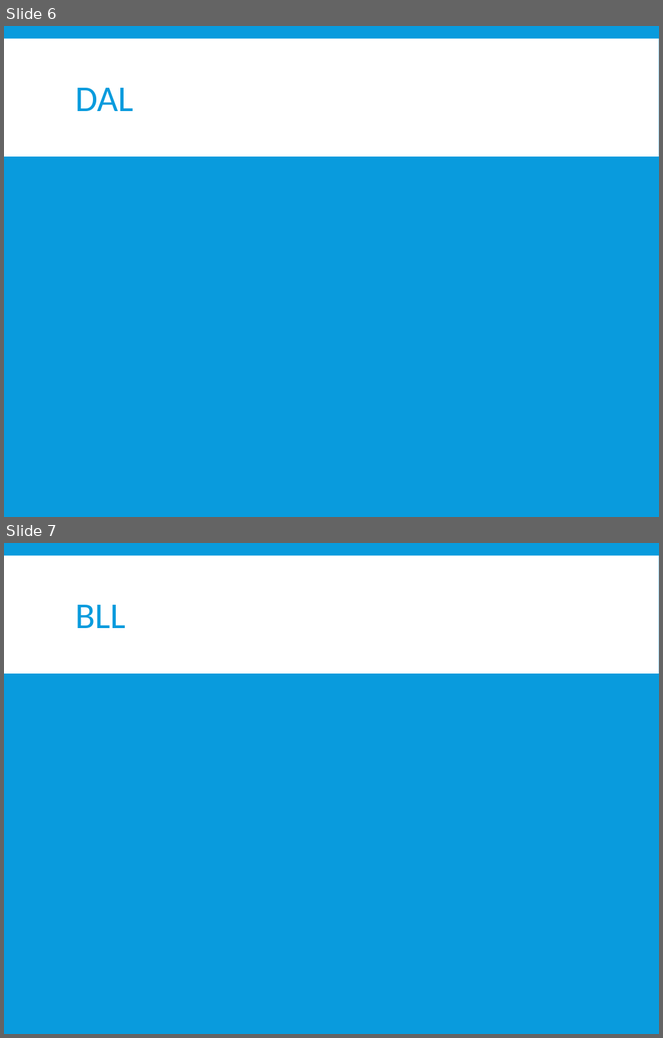
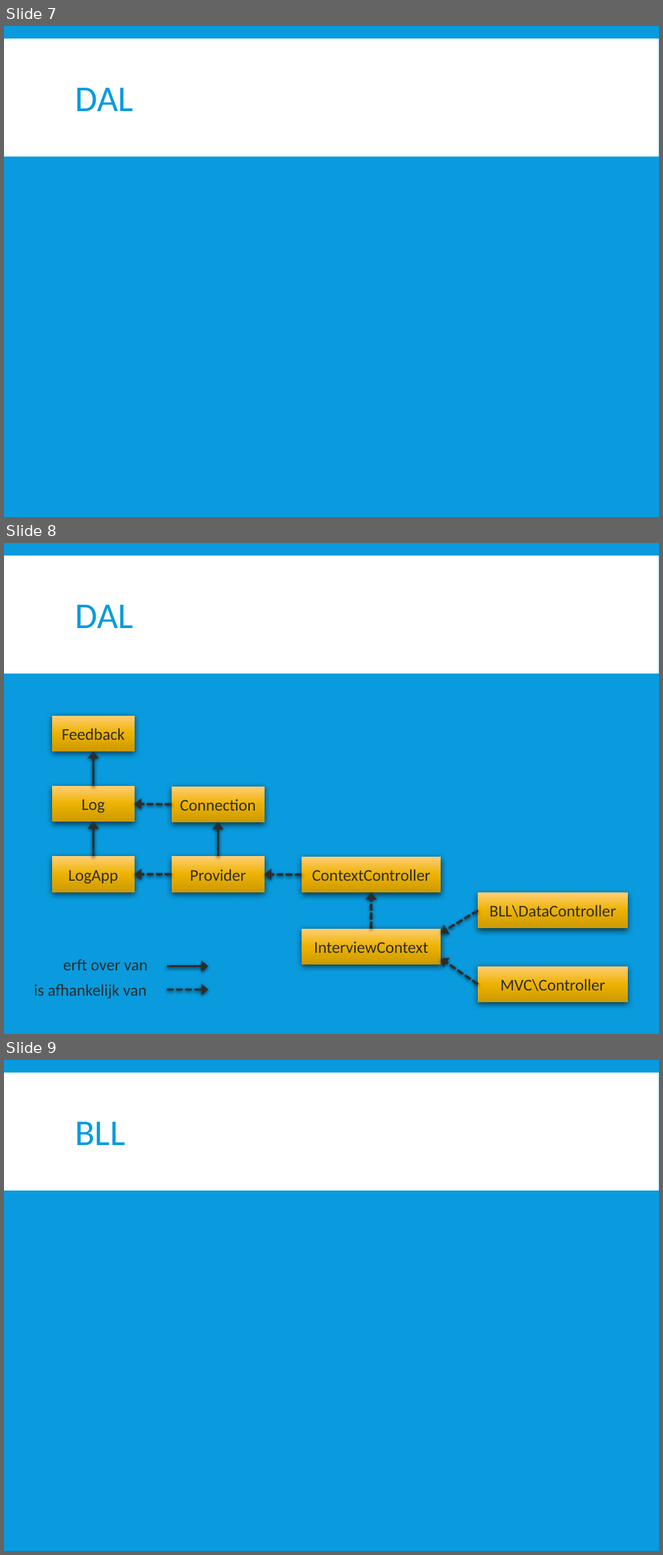
Before and after one commit to dlife/InstantInterview, a slide deck: Presentatie/2015 06 04 Presentatie slides David.pptx. Shown one above the other, each under a label of ours: slides 6 and 7 before the commit, slides 7, 8 and 9 after it. The pictures are 663x1038 and 663x1555 pixels, drawn with LibreOffice and Linux fonts; fonts in the diff are those of the drawing. Boxes give left, top, right and bottom in pixels: in the first picture for what was removed or moved away, otherwise in the second. Text is boxed around its words. In the diff, an @@ line names an element or a change of style, - is before the commit and + after.

```diff
--- a/Presentatie/2015 06 04 Presentatie slides David.pptx
+++ b/Presentatie/2015 06 04 Presentatie slides David.pptx
@@ slide 8 added at [4, 543, 659, 1034], background #099BDD; not listed: 1 template element that a slide beside it also shows @@
@@ title added at [76, 605, 133, 628], 40 pt, text #099BDD @@
+DAL
@@ rectangle added at [52, 716, 135, 752], fill gradient #FFCE77 to #EEB300 to #CC9A00, 18 pt, text #2C2C2C @@
+Feedback
@@ arrow added from (93, 786) to (93, 752), #2C2C2C 2.5 pt @@
@@ rectangle added at [52, 786, 135, 822], fill gradient #FFCE77 to #EEB300 to #CC9A00, 18 pt, text #2C2C2C @@
+Log
@@ rectangle added at [172, 787, 265, 823], fill gradient #FFCE77 to #EEB300 to #CC9A00, 18 pt, text #2C2C2C @@
+Connection
@@ arrow added from (172, 804) to (135, 804), #2C2C2C 2.5 pt dashed @@
@@ arrow added from (93, 857) to (93, 822), #2C2C2C 2.5 pt @@
@@ arrow added from (218, 857) to (218, 823), #2C2C2C 2.5 pt @@
@@ rectangle added at [52, 857, 135, 893], fill gradient #FFCE77 to #EEB300 to #CC9A00, 18 pt, text #2C2C2C @@
+LogApp
@@ rectangle added at [172, 857, 265, 893], fill gradient #FFCE77 to #EEB300 to #CC9A00, 18 pt, text #2C2C2C @@
+Provider
@@ rectangle added at [302, 857, 441, 893], fill gradient #FFCE77 to #EEB300 to #CC9A00, 18 pt, text #2C2C2C @@
+ContextController
@@ arrow added from (172, 875) to (135, 875), #2C2C2C 2.5 pt dashed @@
@@ arrow added from (302, 875) to (265, 875), #2C2C2C 2.5 pt dashed @@
@@ arrow added from (371, 929) to (371, 893), #2C2C2C 2.5 pt dashed @@
@@ rectangle added at [478, 893, 628, 929], fill gradient #FFCE77 to #EEB300 to #CC9A00, 18 pt, text #2C2C2C @@
+BLL\DataController
@@ arrow added from (478, 910) to (441, 933), #2C2C2C 2.5 pt dashed @@
@@ rectangle added at [302, 929, 441, 965], fill gradient #FFCE77 to #EEB300 to #CC9A00, 18 pt, text #2C2C2C @@
+InterviewContext
@@ text added at [63, 959, 148, 971], 18 pt, text #2C2C2C @@
+erft over van
@@ arrow added from (167, 966) to (208, 966), #2C2C2C 2.5 pt @@
@@ arrow added from (478, 984) to (441, 959), #2C2C2C 2.5 pt dashed @@
@@ rectangle added at [478, 966, 628, 1003], fill gradient #FFCE77 to #EEB300 to #CC9A00, 18 pt, text #2C2C2C @@
+MVC\Controller
@@ text added at [34, 984, 146, 999], 18 pt, text #2C2C2C @@
+is afhankelijk van
@@ arrow added from (167, 990) to (208, 990), #2C2C2C 2.5 pt dashed @@
@@ what was slide 6 is now slide 7 @@
@@ what was slide 7 is now slide 9 @@
```
Also in this commit, not shown: 3 slides changed, 1 other slide added.
